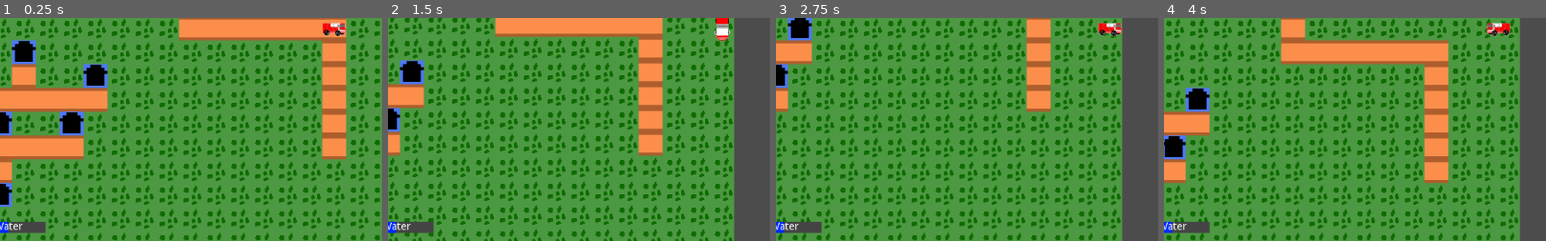
Above: before the commit, frames 1-4 (left to right).
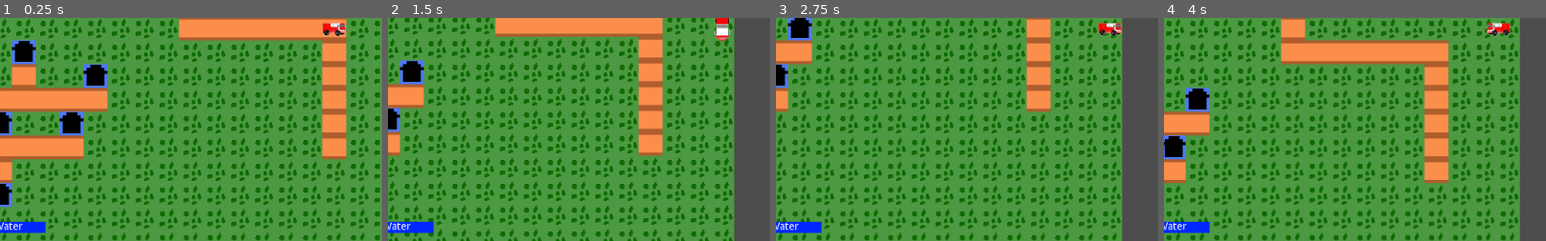
Above: after the commit, the same moments.

Repository: ConsoleCowboysInCyberspace/inferno
Game: Godot game, scene res://Scenes/main_level.tscn
Two runs of this game, one before a commit and one after it. Both use one fixed random seed, a clock stepped at 60 frames per second and the inputs below.
Inputs (mouse positions are % of the whole screen's width and height, from its top left):
- Up to frame 1 (0.25 s): no input
- Up to frame 2 (1.5 s): tap Enter at 0.5 s; move the mouse to (72, 45) at 0.52 s; hold D (truck_right) 0.53-1.28 s; tap Space (dig_trench) at 0.6, 1.35 s; click (72, 45) at 0.67 s; move the mouse to (30, 55) at 1.27 s; hold S (truck_down) from 1.28 s (still down); click (30, 55) at 1.42 s
- Up to frame 3 (2.75 s): move the mouse to (60, 28) at 2.02 s; release S (truck_down) at 2.03 s; hold D (truck_right) from 2.03 s (still down); tap Space (dig_trench) at 2.1 s; click (60, 28) at 2.17 s
- Up to frame 4 (4 s): tap Space (dig_trench) at 2.75, 2.85, 3.6 s; move the mouse to (45, 70) at 2.77 s; release D (truck_right) at 2.78 s; hold W (truck_up) 2.78-3.53 s; click (45, 70) at 2.92 s; move the mouse to (80, 65) at 3.52 s; hold A (truck_left) from 3.53 s (still down); click (80, 65) at 3.67 s
The pictures show only the part of the screen within x 6-56%, y 48-98%; the shares and areas given below are measured in that part.

The runs differ from the first frame. In frame 1, 0.5% of the frame differs, in the area x 2-12%, y 91-97%; in frame 2, 0.5%; in frame 3, 0.5%; in frame 4, 0.5%.

Commit message:
Fixed fire hose in various ways

Diff:
--- a/Scenes/main_level.tscn
+++ b/Scenes/main_level.tscn
@@ -47,3 +47,4 @@
 
 [node name="windEmbers" parent="." instance=ExtResource( 6 )]
 position = Vector2( 21.748, 482.85 )
+[connection signal="water_changed" from="Fire_Truck" to="GUI" method="set_water_level"]
--- a/scripts/Internal_Tile.gd
+++ b/scripts/Internal_Tile.gd
@@ -45,7 +45,8 @@
 
 func min(value):
 	return value if value >= 0 else 0
-
+func water():
+	fireLevel = clamp(fireLevel - 50, 0, maxFireLevel)
 func burn(burnLevel):
 	if fireResistance == -1 || nonFlamable:
 		return
--- a/scripts/TruckScript.gd
+++ b/scripts/TruckScript.gd
@@ -44,6 +44,7 @@
 		digTrench()
 
 	if Input.is_mouse_button_pressed(BUTTON_LEFT):
+		lastMousePosition = get_global_mouse_position()
 		try_fire_cannon(lastMousePosition)
 
 	if !targetPos:
@@ -82,12 +83,6 @@
 			targetPos = null
 			velocity = 0
 
-func _input(event):
-	if event is InputEventMouseMotion:
-		# we have to cache this as there is no way to proactively
-		# query it from the Input system
-		lastMousePosition = event.position
-
 func try_fire_cannon(mousePosition):
 	# redundant calls
 	print("Trying to fire cannon at: ", mousePosition, "    Tile coords: ", tile_manager.worldToTile(mousePosition))
@@ -102,7 +97,7 @@
 	var tile = tile_manager.getTile(tile_coord)
 
 	# if tile is adjacent to truck
-	if (Utils.manhattanDistance(tilePos, tile_coord)):
+	if (Utils.manhattanDistance(tilePos, tile_coord) <= 1):
 
 		# put out fire on tile
 		fire_waterCannon(tile)
@@ -112,7 +107,7 @@
 			fill_water(tile)
 
 	else:
-		print("click is further than 1 tile from truck")
+		print("click is further than 1 tile from truck: ", Utils.manhattanDistance(tilePos, tile_coord))
 		return
 
 # fires water on tile unless truck has ed
@@ -126,7 +121,7 @@
 		# shoot dust, be sad UwU
 		print("truck has insufficient water")
 	else:
-		tile.fireLevel -= 50 # make betterer
+		tile.water()
 		water_amount = new_amount
 		emit_signal("water_changed", water_amount)
 
